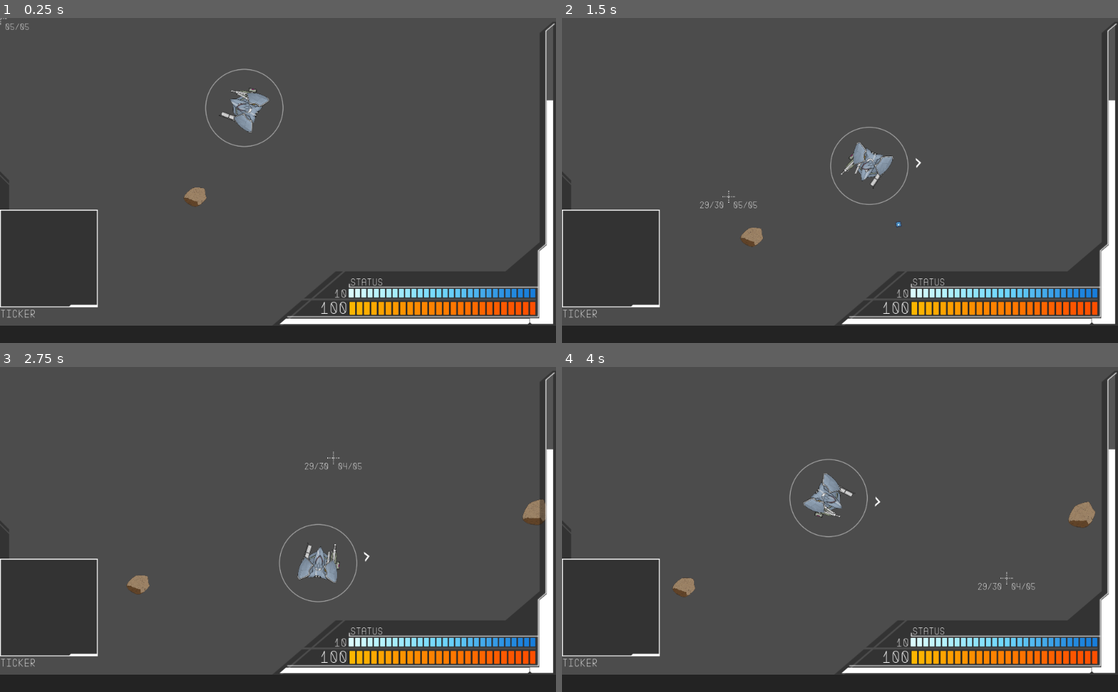
Above: before the commit, frames 1-4 (two rows, left to right).
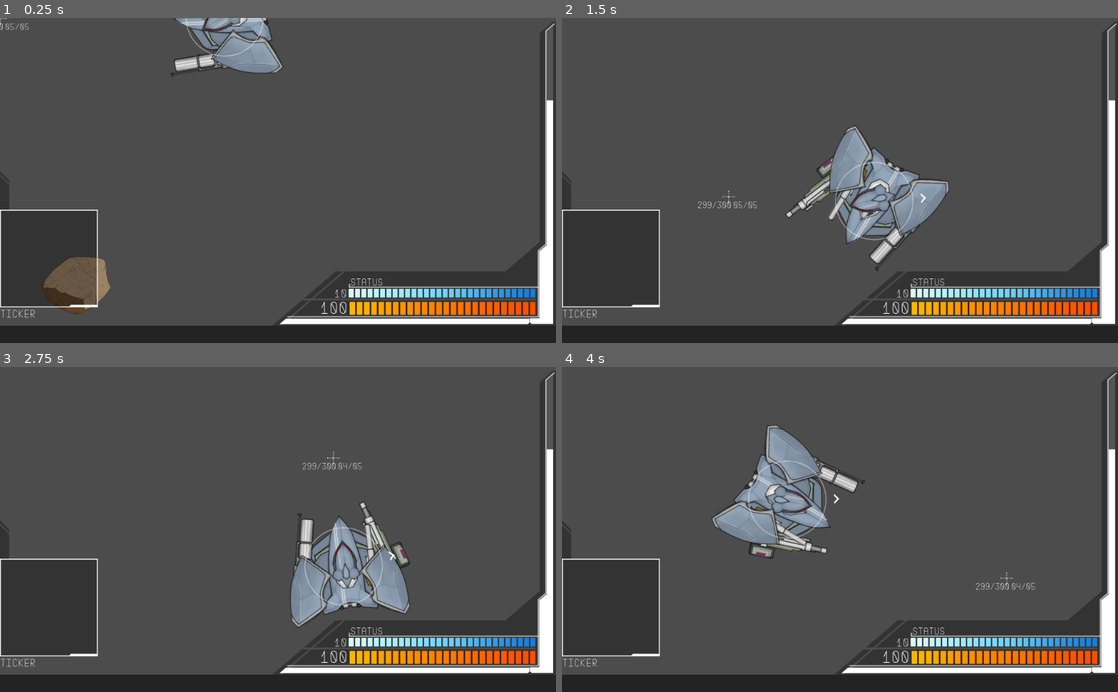
Above: after the commit, the same moments.

Repository: Littlerun-Bastion/Soulless-Steel
Game: Godot game, scene res://game/arena/Arena.tscn
Two runs of this game, one before a commit and one after it. Both use one fixed random seed, a clock stepped at 60 frames per second and the inputs below.
Inputs (mouse positions are in pixels of both pictures, inside the frame that each line leads up to):
- Up to frame 1 (0.25 s): no input
- Up to frame 2 (1.5 s): move the mouse to (962, 164) at 0.52 s; hold D (right) 0.53-1.28 s; hold F (honk) 0.53-1.28 s; move the mouse to (728, 196) at 1.27 s; hold S (down) from 1.28 s (still down); click (728, 196) at 1.35 s
- Up to frame 3 (2.75 s): move the mouse to (333, 458) at 2.02 s; release S (down) at 2.03 s; hold D (right) from 2.03 s (still down); hold Right mouse button (right_arm_weapon_shoot) from 2.03 s (still down)
- Up to frame 4 (4 s): move the mouse to (812, 594) at 2.77 s; release D (right) at 2.78 s; release Right mouse button (right_arm_weapon_shoot) at 2.78 s; hold W (up) 2.78-3.53 s; tap Ctrl (strafe) at 2.85 s; move the mouse to (1006, 578) at 3.52 s; hold A (left) from 3.53 s (still down); hold F (honk) from 3.53 s (still down)

The runs differ from the first frame. In frame 1, 4.4% of the frame differs, in the area x 0-51%, y 0-92%; in frame 2, 4.8%; in frame 3, 5.0%; in frame 4, 5.5%, in the area x 19-96%, y 17-71%.

Commit message:
Improvements on decal positioning

Diff:
--- a/project/database/parts/arm_weapons/test_weapon1.tres
+++ b/project/database/parts/arm_weapons/test_weapon1.tres
@@ -11,9 +11,12 @@
 rotation_acc = 5
 rotation_range = 10.0
 projectile = ExtResource( 3 )
-damage_modifier = 0.01
+damage_modifier = 0.001
 recoil_force = 1.0
 fire_rate = 0.1
 auto_fire = true
 bullet_accuracy_margin = 10
 bullet_spread = 0
+total_ammo = 2700
+clip_size = 300
+reload_speed = 3.0
--- a/project/game/mecha/Decal.gd
+++ b/project/game/mecha/Decal.gd
@@ -1,5 +1,6 @@
 extends TextureRect
 
+const MATERIAL = preload("res://game/mecha/DecalMaterial.tres")
 const IMAGES = {
 	"bullet_hole": preload("res://assets/images/decals/bullet_hole.png"),
 }
@@ -16,12 +17,14 @@
 
 	texture = IMAGES[type]
 	rect_size = size
-	rect_position = pos
+	rect_position = pos - size/2
 
-	material.set_shader_param("mask", mask_texture)
-	material.set_shader_param("offset", pos)
-	material.set_shader_param("mask_size", size)
-	material.set_shader_param("mask_size", mask_texture.get_size())
+	material = null
+#	material = MATERIAL.duplicate()
+#	material.set_shader_param("mask", mask_texture)
+#	material.set_shader_param("offset", pos - size/2)
+#	material.set_shader_param("size", size)
+#	material.set_shader_param("mask_size", mask_texture.get_size())
 
 func start_fade_out():
 	$Tween.interpolate_property(self, "modulate:a", 1, 0, 1, Tween.TRANS_LINEAR, Tween.EASE_IN, fade_out_timer)
--- a/project/game/mecha/Decal.tscn
+++ b/project/game/mecha/Decal.tscn
@@ -1,40 +1,12 @@
-[gd_scene load_steps=5 format=2]
+[gd_scene load_steps=4 format=2]
 
 [ext_resource path="res://game/mecha/Decal.gd" type="Script" id=1]
 [ext_resource path="res://assets/images/decals/bullet_hole.png" type="Texture" id=2]
-
-[sub_resource type="Shader" id=1]
-code = "shader_type canvas_item;
-
-uniform sampler2D mask;
-uniform vec2 offset;
-uniform vec2 size;
-uniform vec2 mask_size;
-
-void fragment() {
-	COLOR = texture(TEXTURE, UV);
-	vec2 mask_pixel = vec2(1.0/mask_size.x, 1.0/mask_size.y);
-	vec2 mask_uv = (offset*mask_pixel + vec2(UV.x/size.x, UV.y/size.y));
-	if (mask_uv.x < 0.0 || mask_uv.x > 1.0 ||
-	    mask_uv.y < 0.0 || mask_uv.y > 1.0) {
-		COLOR = vec4(1.0,0.0,0.0,1.0);
-		//COLOR.a = 0.0;
-	}
-	else {
-		vec4 mask_current_pixel = texture(mask, mask_uv);
-		COLOR.a *= mask_current_pixel.a;
-	}
-}"
-
-[sub_resource type="ShaderMaterial" id=2]
-shader = SubResource( 1 )
-shader_param/offset = null
-shader_param/size = null
-shader_param/mask_size = null
+[ext_resource path="res://game/mecha/DecalMaterial.tres" type="Material" id=3]
 
 [node name="Decal" type="TextureRect"]
 light_mask = 0
-material = SubResource( 2 )
+material = ExtResource( 3 )
 rect_min_size = Vector2( 10, 10 )
 texture = ExtResource( 2 )
 expand = true
--- /dev/null
+++ b/project/game/mecha/DecalMaterial.tres
@@ -0,0 +1,32 @@
+[gd_resource type="ShaderMaterial" load_steps=2 format=2]
+
+[sub_resource type="Shader" id=1]
+code = "shader_type canvas_item;
+
+uniform sampler2D mask;
+uniform vec2 offset;
+uniform vec2 size;
+uniform vec2 mask_size;
+
+void fragment() {
+	COLOR = texture(TEXTURE, UV);
+	vec2 mask_pixel = vec2(1.0/mask_size.x, 1.0/mask_size.y);
+	vec2 mask_uv = (offset + vec2(UV.x*size.x, UV.y*size.y))*mask_pixel;
+	if (mask_uv.x < 0.0 || mask_uv.x > 1.0 ||
+	    mask_uv.y < 0.0 || mask_uv.y > 1.0) {
+		COLOR = vec4(1.0,0.0,0.0,1.0);
+		//COLOR.a = 0.0;
+	}
+	else {
+		COLOR = texture(TEXTURE, UV);
+		//vec4 mask_current_pixel = texture(mask, mask_uv);
+		//COLOR.a *= mask_current_pixel.a;
+		//COLOR = vec4(0.0,1.0,0.0,1.0);
+	}
+}"
+
+[resource]
+shader = SubResource( 1 )
+shader_param/offset = null
+shader_param/size = null
+shader_param/mask_size = null
--- a/project/game/mecha/Mecha.gd
+++ b/project/game/mecha/Mecha.gd
@@ -69,7 +69,7 @@
 	queue_free()
 
 
-func add_decal(id, pos, type, size):
+func add_decal(id, projectile_transform, type, size):
 	var shape = shape_owner_get_owner(shape_find_owner(id))
 	var decals_node
 	var mask_node
@@ -85,7 +85,11 @@
 	else:
 		push_error("Not a valid shape id: " + str(id))
 	var decal = DECAL.instance()
-	decal.setup(type, size, pos-decals_node.global_position, mask_node.texture)
+	var offset = projectile_transform.origin-decals_node.global_transform.origin
+	offset = offset.rotated(-decals_node.global_transform.get_rotation())
+	offset *= decals_node.global_transform.get_scale()
+	offset *= rand_range(.6,.9) #Random depth for decal on mecha
+	decal.setup(type, size, offset, mask_node.texture)
 	decals_node.add_child(decal)
 
 #PARTS SETTERS
--- a/project/game/mecha/Player.tscn
+++ b/project/game/mecha/Player.tscn
@@ -8,7 +8,6 @@
 script = ExtResource( 2 )
 
 [node name="Camera2D" parent="." index="2" instance=ExtResource( 3 )]
-zoom = Vector2( 3, 3 )
 drag_margin_left = 0.1
 drag_margin_top = 0.2
 drag_margin_right = 0.1
--- a/project/game/mecha/enemy_logic/EnemyLogic.gd
+++ b/project/game/mecha/enemy_logic/EnemyLogic.gd
@@ -14,12 +14,12 @@
 	g.add_a_node("roaming")
 	g.add_a_node("targeting")
 
-	g.add_connection("idle", "roaming", funcref(self, "idle_to_roaming"))
-	g.add_connection("idle", "targeting", funcref(self, "idle_to_targeting"))
-	g.add_connection("roaming", "idle", funcref(self, "roaming_to_idle"))
-	g.add_connection("roaming", "targeting", funcref(self, "roaming_to_targeting"))
-	g.add_connection("targeting", "idle", funcref(self, "targeting_to_idle"))
-	g.add_connection("targeting", "roaming", funcref(self, "targeting_to_roaming"))
+#	g.add_connection("idle", "roaming", funcref(self, "idle_to_roaming"))
+#	g.add_connection("idle", "targeting", funcref(self, "idle_to_targeting"))
+#	g.add_connection("roaming", "idle", funcref(self, "roaming_to_idle"))
+#	g.add_connection("roaming", "targeting", funcref(self, "roaming_to_targeting"))
+#	g.add_connection("targeting", "idle", funcref(self, "targeting_to_idle"))
+#	g.add_connection("targeting", "roaming", funcref(self, "targeting_to_roaming"))
 
 
 func get_current_state():
--- a/project/game/weapons/InstantProjectile.tscn
+++ b/project/game/weapons/InstantProjectile.tscn
@@ -1,3 +1,5 @@
 [gd_scene format=2]
 
-[node name="InstantProjectile" type="Node2D"]
+[node name="InstantProjectile" type="Node2D" groups=[
+"projectile",
+]]
--- a/project/game/weapons/RegularProjectile.gd
+++ b/project/game/weapons/RegularProjectile.gd
@@ -28,18 +28,10 @@
 		child.scale = sc
 
 
-func _on_InstantProjectile_body_entered(body):
+func _on_RegularProjectile_body_shape_entered(_body_id, body, body_shape, _local_shape):
 	if body.is_in_group("mecha") and body != original_mecha:
+		body.add_decal(body_shape, global_transform, decal_type, $Sprite.scale*$Sprite.texture.get_size())
 		body.take_damage(damage)
 		body.knockback(global_position, 100*damage/float(body.get_max_hp()))
 
 	queue_free()
-
-
-func _on_InstantProjectile_body_shape_entered(_body_id, body, body_shape, _local_shape):
-	if body.is_in_group("mecha") and body != original_mecha:
-		body.add_decal(body_shape, global_position, decal_type, $Sprite.scale*$Sprite.texture.get_size())
-		body.take_damage(damage)
-		body.knockback(global_position, 100*damage/float(body.get_max_hp()))
-
-	queue_free()
--- a/project/game/weapons/RegularProjectile.tscn
+++ b/project/game/weapons/RegularProjectile.tscn
@@ -6,7 +6,10 @@
 [sub_resource type="RectangleShape2D" id=1]
 extents = Vector2( 60, 60 )
 
-[node name="RegularProjectile" type="RigidBody2D"]
+[node name="RegularProjectile" type="RigidBody2D" groups=[
+"projectile",
+]]
+collision_layer = 2
 contacts_reported = 1
 contact_monitor = true
 script = ExtResource( 2 )
@@ -17,5 +20,4 @@
 [node name="CollisionShape2D" type="CollisionShape2D" parent="."]
 shape = SubResource( 1 )
 
-[connection signal="body_entered" from="." to="." method="_on_InstantProjectile_body_entered"]
-[connection signal="body_shape_entered" from="." to="." method="_on_InstantProjectile_body_shape_entered"]
+[connection signal="body_shape_entered" from="." to="." method="_on_RegularProjectile_body_shape_entered"]
